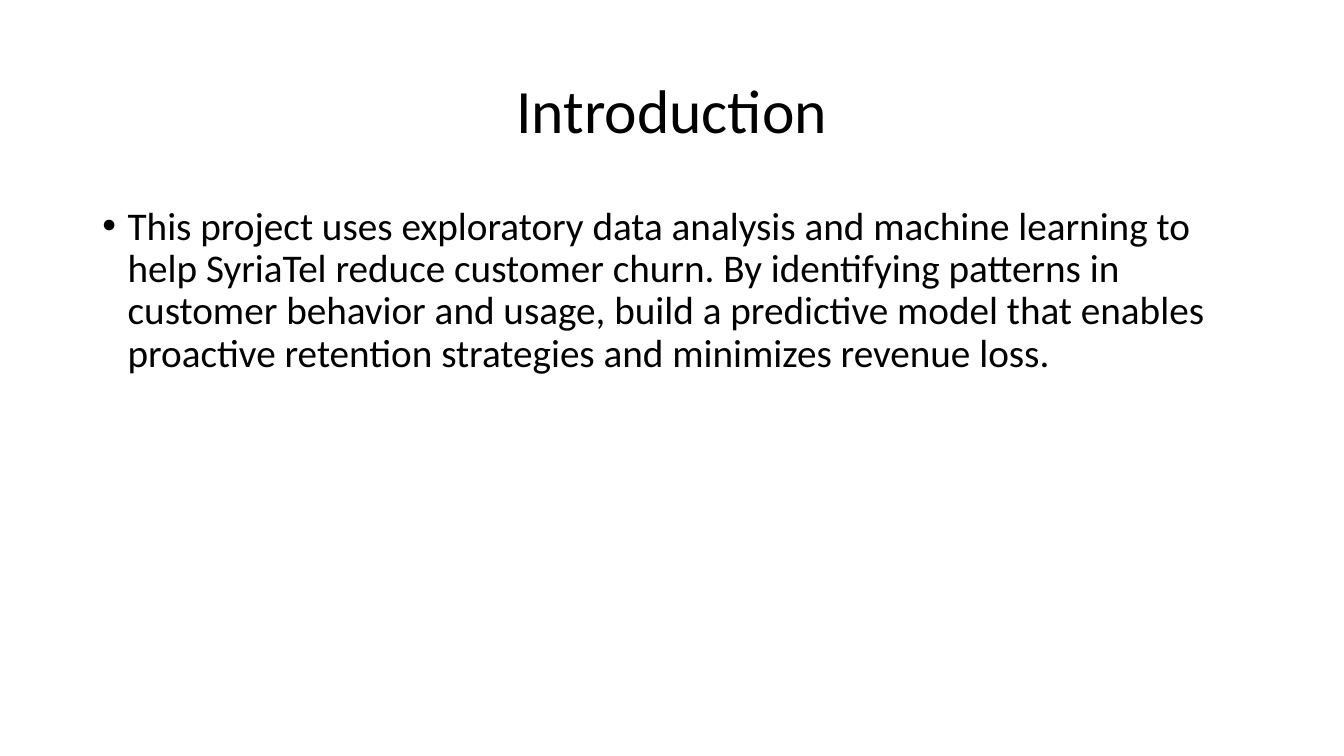
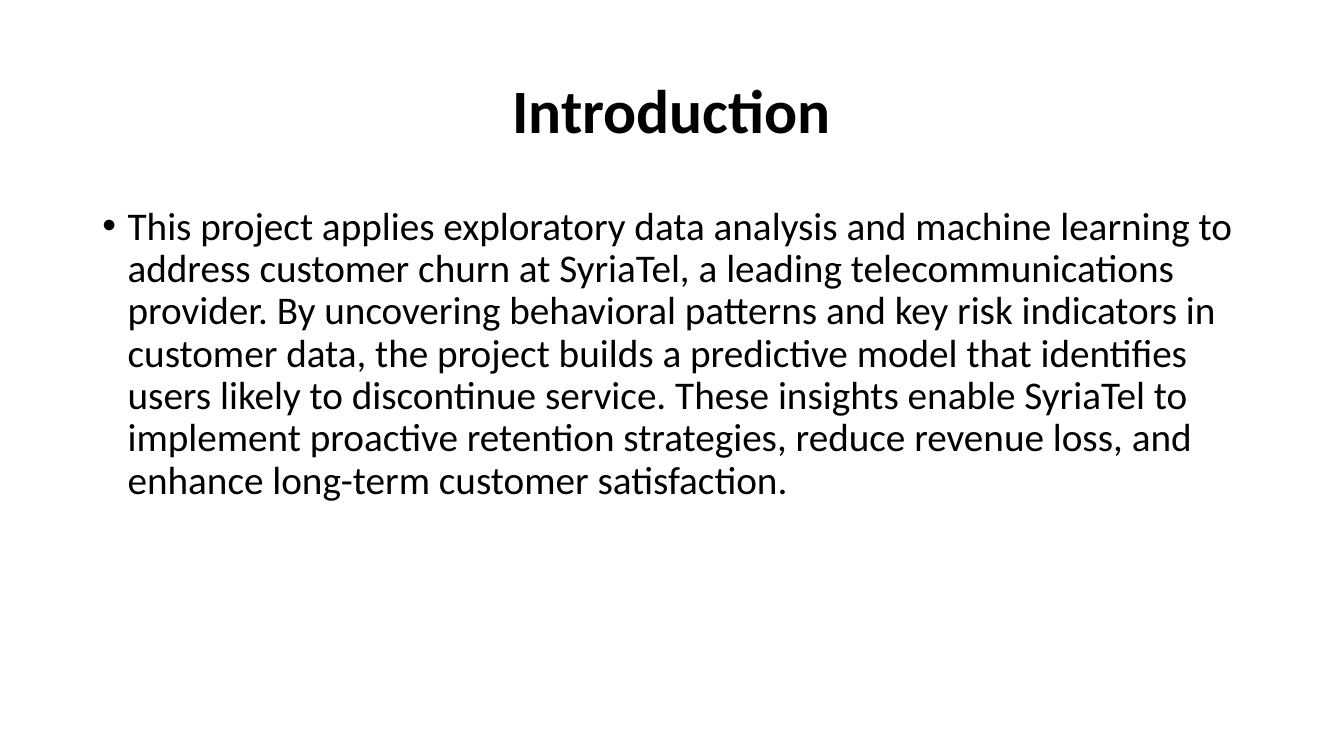
Before and after one commit to Dantonkip/Phase_3-project, a slide deck: slide 2 of Powepoint.pptx. Drawn at 1344x756 pixels with LibreOffice and Linux fonts; fonts in the diff are those of the drawing; background and template pictures are left out. Boxes give left, top, right and bottom in pixels: in the first picture for what was removed or moved away, otherwise in the second. Text is boxed around its words. In the diff, an @@ line names an element or a change of style, - is before the commit and + after.

```diff
--- a/Powepoint.pptx
+++ b/Powepoint.pptx
@@ title "Introduction" at [512,89,830,134]: bold on @@
@@ text at [128,212,1232,501]: text changed @@
-• This project uses exploratory data analysis and machine learning to help SyriaTel reduce customer churn. By identifying patterns in customer behavior and usage, build a predictive model that enables proactive retention strategies and minimizes revenue loss.
+• This project applies exploratory data analysis and machine learning to address customer churn at SyriaTel, a leading telecommunications provider. By uncovering behavioral patterns and key risk indicators in customer data, the project builds a predictive model that identifies users likely to discontinue service. These insights enable SyriaTel to implement proactive retention strategies, reduce revenue loss, and enhance long-term customer satisfaction.
```
Also in this commit, not shown: 1 other slide changed, 11 slides added, 1 slide removed, 1 other file.
